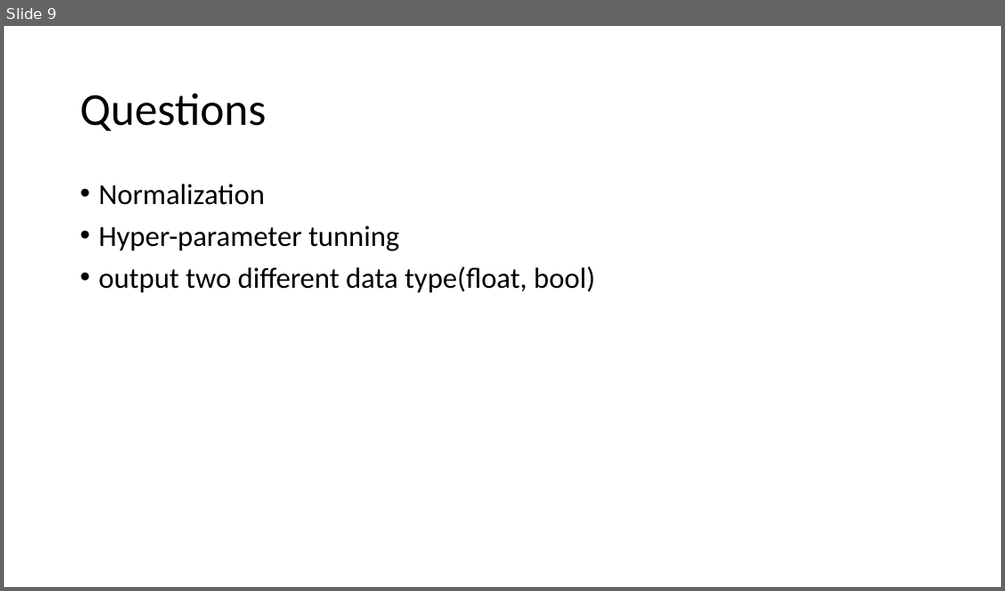
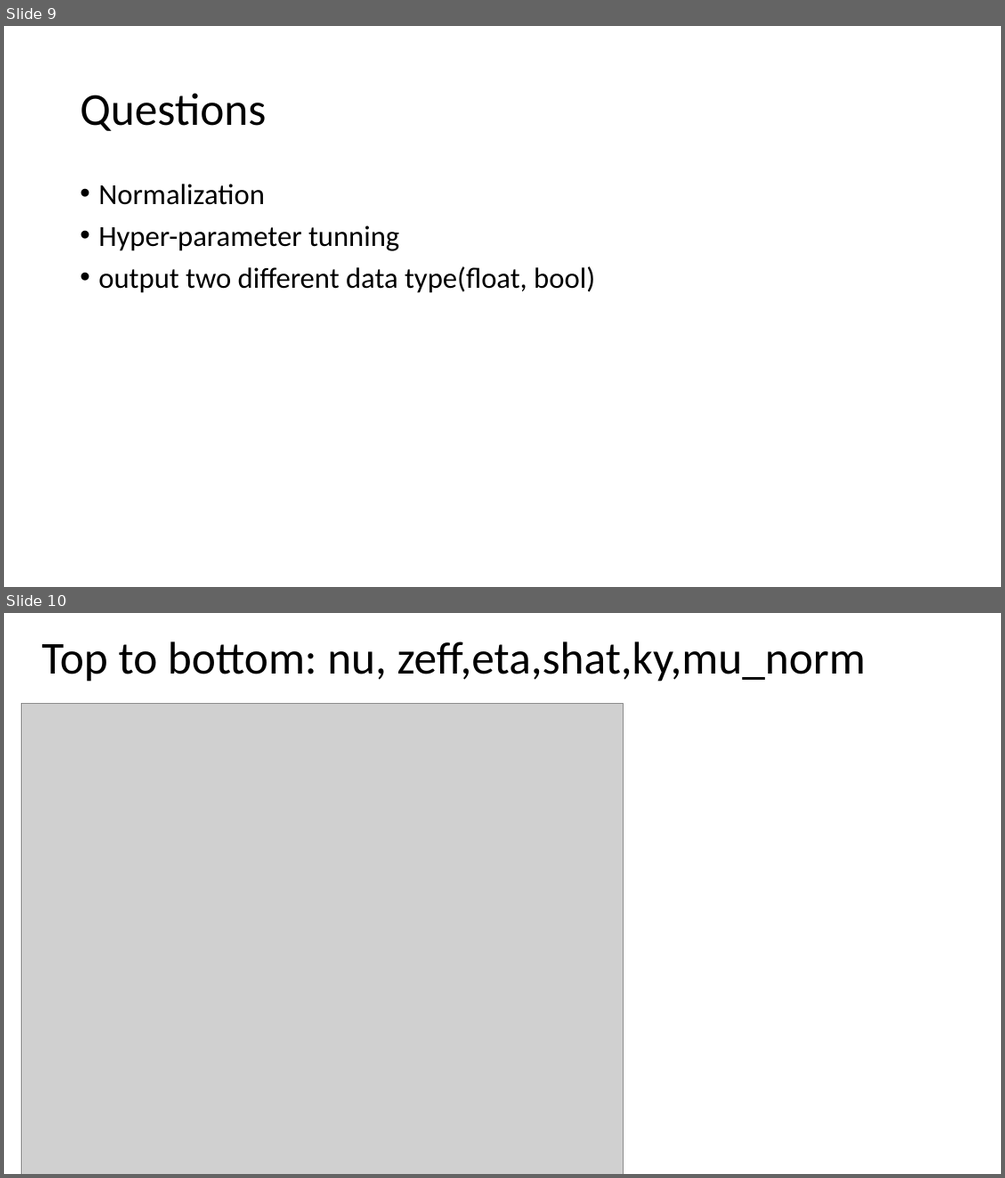
Before and after one commit to maxtcurie/SLiM, a slide deck: SLiM_NN/NN_presentation02_22_2022.pptx. Shown one above the other, each under a label of ours: slide 9 before the commit, slides 9 and 10 after it. The pictures are 1005x591 and 1005x1178 pixels, drawn with LibreOffice and Linux fonts; fonts in the diff are those of the drawing; grey boxes stand for pictures. Boxes give left, top, right and bottom in pixels: in the first picture for what was removed or moved away, otherwise in the second. Text is boxed around its words. In the diff, an @@ line names an element or a change of style, - is before the commit and + after.

```diff
--- a/SLiM_NN/NN_presentation02_22_2022.pptx
+++ b/SLiM_NN/NN_presentation02_22_2022.pptx
@@ slide 10 added at box(4, 613, 1001, 1174), background #FFFFFF @@
@@ title added at box(41, 641, 866, 682), 44 pt, text #000000 @@
+Top to bottom: nu, zeff,eta,shat,ky,mu_norm
@@ picture added at box(21, 704, 623, 1174) @@
```
Also in this commit, not shown: 3 other slides added, 22 other files.
